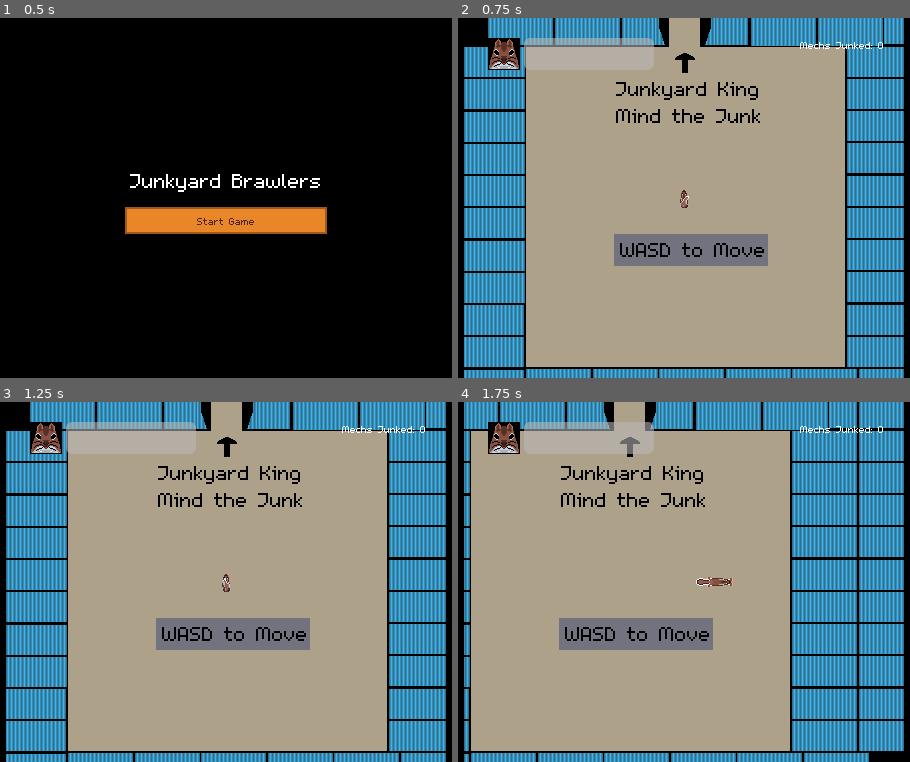
Above: before the commit, frames 1-4 (two rows, left to right).
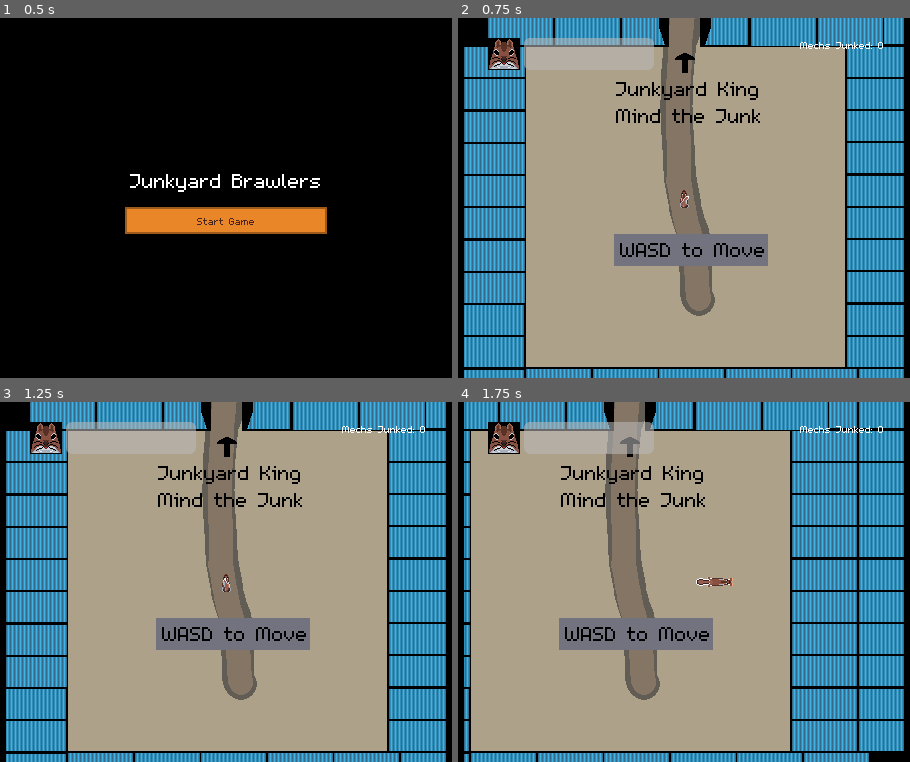
Above: after the commit, the same moments.

Repository: LaffertyDev/junkyard-brawl
Game: Godot game, scene res://src/MenusAndScenes/screen_ui_start.tscn
Same seed, same stepped clock (60 frames per second), same inputs: the game is played once before the commit and once after it. The engine's default icon, where the game draws it, is replaced by a stand-in: a white triangle on a blue panel in a dark square.
Inputs (mouse positions are in pixels of both pictures, inside the frame that each line leads up to):
- Up to frame 1 (0.5 s): no input
- Up to frame 2 (0.75 s): click "Start Game" at 0.5 s
- Up to frame 3 (1.25 s): no input
- Up to frame 4 (1.75 s): tap Enter at 1.25 s; move the mouse to (824, 564) at 1.27 s; hold D (move_right) from 1.28 s (still down); hold Space (action_primary) from 1.28 s (still down)

Frame 1 is identical in both runs. In frame 2, 4.9% of the frame differs, in the area x 44-57%, y 0-83%; in frame 3, 4.9%; in frame 4, 4.6%.

Commit message:
final build for GMTK 2024

Diff:
--- a/src/Characters/Freek/States/piloting.gd
+++ b/src/Characters/Freek/States/piloting.gd
@@ -1,6 +1,8 @@
 extends FreekState
 
 func enter(_previous_state_path: String, _data := {}) -> void:
+	freek_player._pilot_sound.play()
+	freek_player._freek_sprites.animation = "idle"
 	freek_player.hide()
 	freek_player.position.x = -9000
 	freek_player._freek_camera.enabled = false
@@ -15,6 +17,7 @@
 		finished.emit(DIE)
 
 func exit():
+	freek_player._eject_sound.play()
 	freek_player.show()
 	var max_node = get_tree().get_nodes_in_group("max")[0]
 	freek_player.position = max_node.position
--- a/src/Characters/Freek/freek.gd
+++ b/src/Characters/Freek/freek.gd
@@ -10,6 +10,10 @@
 @onready var _collision_body: CollisionShape2D = %collision_body
 
 @onready var _pickup_sound: AudioStreamPlayer = %pickup_sound
+@onready var _pilot_sound: AudioStreamPlayer = %pilot_sound
+@onready var _eject_sound: AudioStreamPlayer = %eject_sound
+@onready var _movement_sound_high: AudioStreamPlayer = %movement_sound_high
+@onready var _movement_sound_low: AudioStreamPlayer = %movement_sound_low
 
 func _ready() -> void:
 	add_to_group("freek")
@@ -30,3 +34,11 @@
 
 func _on_interaction_area_body_exited(_body: Node2D) -> void:
 	PlayerState.is_freek_near_max = false
+
+
+func _on_freek_sprites_frame_changed() -> void:
+	if _freek_sprites.animation == "move":
+		if _freek_sprites.frame == 1:
+			_movement_sound_high.play()
+		elif _freek_sprites.frame == 3:
+			_movement_sound_low.play()
--- a/src/Characters/Freek/freek.tscn
+++ b/src/Characters/Freek/freek.tscn
@@ -8,6 +8,11 @@
 [ext_resource type="Script" path="res://src/Characters/Freek/States/piloting.gd" id="6_10qjl"]
 [ext_resource type="Script" path="res://src/Characters/Freek/States/die.gd" id="6_pbdhg"]
 [ext_resource type="AudioStream" uid="uid://ct3i22hf11l6n" path="res://src/Pickups/metalLatch.ogg" id="8_big6s"]
+[ext_resource type="AudioStream" uid="uid://colbcamuifc3a" path="res://src/Characters/Freek/forceField_000.ogg" id="9_ki2q0"]
+[ext_resource type="AudioStream" uid="uid://b0cse4dyft7xj" path="res://src/Characters/Freek/explosionCrunch_000.ogg" id="10_ipayq"]
+[ext_resource type="AudioStream" uid="uid://bxl8mxabqye2k" path="res://src/UI/squirrel_happy_squeek.mp3" id="11_6n70k"]
+[ext_resource type="AudioStream" uid="uid://bg8fpaulcdi4c" path="res://src/Characters/Freek/footstep04.ogg" id="12_pff7q"]
+[ext_resource type="AudioStream" uid="uid://b8g43k7bdahvy" path="res://src/Characters/Freek/footstep05.ogg" id="12_pw4dj"]
 
 [sub_resource type="CapsuleShape2D" id="CapsuleShape2D_vpejk"]
 radius = 6.0
@@ -77,6 +82,33 @@
 [node name="CollisionShape2D" type="CollisionShape2D" parent="interaction_area"]
 shape = SubResource("CircleShape2D_aeget")
 
+[node name="pilot_sound" type="AudioStreamPlayer" parent="."]
+unique_name_in_owner = true
+stream = ExtResource("9_ki2q0")
+
+[node name="eject_sound" type="AudioStreamPlayer" parent="."]
+unique_name_in_owner = true
+stream = ExtResource("10_ipayq")
+volume_db = -15.0
+pitch_scale = 2.0
+
+[node name="chirp_sound" type="AudioStreamPlayer" parent="."]
+stream = ExtResource("11_6n70k")
+autoplay = true
+
+[node name="movement_sound_high" type="AudioStreamPlayer" parent="."]
+unique_name_in_owner = true
+stream = ExtResource("12_pff7q")
+volume_db = -25.0
+pitch_scale = 1.6
+
+[node name="movement_sound_low" type="AudioStreamPlayer" parent="."]
+unique_name_in_owner = true
+stream = ExtResource("12_pw4dj")
+volume_db = -25.0
+pitch_scale = 1.8
+
+[connection signal="frame_changed" from="freek_sprites" to="." method="_on_freek_sprites_frame_changed"]
 [connection signal="area_entered" from="item_pickup_radius" to="." method="_on_item_pickup_radius_area_entered"]
 [connection signal="body_entered" from="interaction_area" to="." method="_on_interaction_area_body_entered"]
 [connection signal="body_exited" from="interaction_area" to="." method="_on_interaction_area_body_exited"]
--- a/src/Characters/Max/States/MechMovementState.gd
+++ b/src/Characters/Max/States/MechMovementState.gd
@@ -7,8 +7,10 @@
 const MOVE_UNPOWERED = "Move_Unpowered"
 const MOVE_WINDUP = "Move_Windup"
 
-# how far a leg will attempt to move
-const LEG_MOVEMENT_SPEED: int = 60
+# how far a leg will attempt to move in a single gaunt
+const LEG_MOVEMENT_SPEED: int = 50
+
+const LEG_ANIMATION_DURATION = 0.5
 
 var max_player: Max
 
--- a/src/Characters/Max/States/move_commit.gd
+++ b/src/Characters/Max/States/move_commit.gd
@@ -7,15 +7,15 @@
 func enter(_previous_state_path: String, data := {}) -> void:
 	anim_tween = get_tree().create_tween()
 	anim_tween.set_parallel(true)
-	anim_tween.tween_property(max_player._leg_bottom_left, "position", Vector2(-28, 28), 1)
-	anim_tween.tween_property(max_player._leg_top_right, "position", Vector2(28, -28), 1)
+	anim_tween.tween_property(max_player._leg_bottom_left, "position", Vector2(-28, 28), LEG_ANIMATION_DURATION)
+	anim_tween.tween_property(max_player._leg_top_right, "position", Vector2(28, -28), LEG_ANIMATION_DURATION)
 	anim_tween.finished.connect(handle_animation_complete)
 
 	var distance_to_move = data.movement_direction.normalized() * LEG_MOVEMENT_SPEED
 
 	start_position = max_player.position
 	target_position = start_position + distance_to_move
-	max_player.velocity = distance_to_move
+	max_player.velocity = distance_to_move / LEG_ANIMATION_DURATION # move that speed but in 0.5 seconds
 
 func physics_update(_delta: float):
 	max_player.move_and_slide()
--- a/src/Characters/Max/States/move_windup.gd
+++ b/src/Characters/Max/States/move_windup.gd
@@ -14,7 +14,7 @@
 	movement_direction = Vector2(input_direction_x, input_direction_y)
 	var distance = movement_direction.normalized() * LEG_MOVEMENT_SPEED
 
-	update_animation(0.5, distance)
+	update_animation(LEG_ANIMATION_DURATION, distance)
 
 func physics_update(_delta: float):
 	if not Input.is_action_pressed("move_forward") \
--- a/src/Enemies/Swiper/Swiper.tscn
+++ b/src/Enemies/Swiper/Swiper.tscn
@@ -9,6 +9,8 @@
 [ext_resource type="PackedScene" uid="uid://cxa4h4eq4kyxg" path="res://src/Enemies/Swiper/SwiperStates/attack.tscn" id="7_x4qls"]
 [ext_resource type="PackedScene" uid="uid://d2x4g07lt17fu" path="res://src/Enemies/Swiper/SwiperStates/die.tscn" id="8_i8dkn"]
 [ext_resource type="PackedScene" uid="uid://bjqllgdvs036y" path="res://src/Enemies/Swiper/SwiperStates/take_damage.tscn" id="9_ahefn"]
+[ext_resource type="AudioStream" uid="uid://dj23fuhyued4r" path="res://src/Enemies/Swiper/enemy_mech_footstep_sounds.mp3" id="10_t1vhb"]
+[ext_resource type="AudioStream" uid="uid://cib3vn7benpsx" path="res://src/Enemies/Swiper/knifeSlice2.ogg" id="11_orca0"]
 
 [sub_resource type="CircleShape2D" id="CircleShape2D_eglyf"]
 radius = 15.1327
@@ -64,3 +66,14 @@
 [node name="Die" parent="StateMachine" instance=ExtResource("8_i8dkn")]
 
 [node name="TakeDamage" parent="StateMachine" instance=ExtResource("9_ahefn")]
+
+[node name="footstep_sounds" type="AudioStreamPlayer" parent="."]
+unique_name_in_owner = true
+stream = ExtResource("10_t1vhb")
+volume_db = -5.0
+
+[node name="attack_sound" type="AudioStreamPlayer" parent="."]
+unique_name_in_owner = true
+stream = ExtResource("11_orca0")
+volume_db = -15.0
+pitch_scale = 0.8
--- a/src/Enemies/Swiper/SwiperStates/attack.gd
+++ b/src/Enemies/Swiper/SwiperStates/attack.gd
@@ -11,6 +11,7 @@
 func on_windup_complete() -> void:
 	if is_cancelled:
 		return
+	swiper_instance._attack_sound.play()
 	swiper_instance._swiper_sprites.play("attack")
 	swiper_instance._swiper_sprites.animation_finished.connect(on_attack_complete, CONNECT_ONE_SHOT)
 	var bodies = swiper_instance._attack_radius.get_overlapping_bodies()
--- a/src/Enemies/Swiper/SwiperStates/move_to_target.gd
+++ b/src/Enemies/Swiper/SwiperStates/move_to_target.gd
@@ -2,9 +2,12 @@
 
 var target: Node2D
 
+var previous_pilot_state: Enums.PilotState
 func enter(_previous_state_path: String, data := {}) -> void:
 	target = data.target
 	swiper_instance._swiper_sprites.play("move")
+	swiper_instance._footstep_sounds.play()
+	previous_pilot_state = PlayerState.current_pilot_state
 
 func update(_delta: float) -> void:
 	if swiper_instance.current_health <= 0:
@@ -16,7 +19,9 @@
 		finished.emit(IDLE)
 		return
 
-	# BUG: if target is dead, retarget
+	if previous_pilot_state != PlayerState.current_pilot_state:
+		finished.emit(IDLE)
+		return
 
 	# rotate the sprite to always face target
 	var angle_to = swiper_instance.position.angle_to_point(target.position)
@@ -35,3 +40,6 @@
 func handle_receive_message(message: String, _data: Dictionary = {}) -> void:
 	if message == "TakeDamage":
 		finished.emit(TAKE_DAMAGE)
+
+func exit() -> void:
+	swiper_instance._footstep_sounds.stop()
--- a/src/Enemies/Swiper/swiper.gd
+++ b/src/Enemies/Swiper/swiper.gd
@@ -8,6 +8,12 @@
 
 @warning_ignore("unused_private_class_variable")
 @onready var _swiper_sprites: AnimatedSprite2D = $AnimatedSprite2D
+
+@warning_ignore("unused_private_class_variable")
+@onready var _footstep_sounds: AudioStreamPlayer = %footstep_sounds
+
+@warning_ignore("unused_private_class_variable")
+@onready var _attack_sound: AudioStreamPlayer = %attack_sound
 
 var current_health = 2
 var maximum_health = 2
@@ -30,7 +36,7 @@
 	%StateMachine.send_message_to_state("TakeDamage")
 
 func spawn_pickup() -> void:
-	if rng.randi_range(0, 100) < 20:
+	if rng.randi_range(0, 100) < 33:
 		var health_pick_instance = health_pick_scene.instantiate()
 		health_pick_instance.position = self.position
 		game_scene.add_child(health_pick_instance)
--- a/src/MenusAndScenes/screen_ui_defeat.tscn
+++ b/src/MenusAndScenes/screen_ui_defeat.tscn
@@ -1,6 +1,7 @@
-[gd_scene load_steps=2 format=3 uid="uid://cf353ec4wn6fx"]
+[gd_scene load_steps=3 format=3 uid="uid://cf353ec4wn6fx"]
 
 [ext_resource type="Script" path="res://src/MenusAndScenes/screen_ui_defeat.gd" id="1_6tafg"]
+[ext_resource type="AudioStream" uid="uid://bxl8mxabqye2k" path="res://src/UI/squirrel_happy_squeek.mp3" id="2_iyyax"]
 
 [node name="Defeat" type="Control"]
 layout_mode = 3
@@ -53,6 +54,10 @@
 layout_mode = 2
 text = "Exit Game"
 
+[node name="AudioStreamPlayer" type="AudioStreamPlayer" parent="."]
+stream = ExtResource("2_iyyax")
+autoplay = true
+
 [connection signal="pressed" from="MarginContainer/VBoxContainer/PlayAgain" to="." method="_on_play_again_pressed"]
 [connection signal="pressed" from="MarginContainer/VBoxContainer/RateMyGame" to="." method="_on_rate_my_game_pressed"]
 [connection signal="pressed" from="MarginContainer/VBoxContainer/ExitGame" to="." method="_on_exit_game_pressed"]
--- a/src/game.tscn
+++ b/src/game.tscn
@@ -21,7 +21,7 @@
 visible = false
 
 [node name="max" parent="." instance=ExtResource("1_x8fa0")]
-position = Vector2(0, 541)
+position = Vector2(0, 576)
 
 [node name="Freek" parent="." instance=ExtResource("2_px2hi")]
 position = Vector2(-1, 1655)
@@ -44,13 +44,13 @@
 position = Vector2(-63, -670)
 
 [node name="HealthPickup" parent="." instance=ExtResource("9_jxf43")]
-position = Vector2(-177, 401)
+position = Vector2(-161, 414)
 
 [node name="HealthPickup2" parent="." instance=ExtResource("9_jxf43")]
-position = Vector2(-177, 424)
+position = Vector2(-162, 451)
 
 [node name="HealthPickup3" parent="." instance=ExtResource("9_jxf43")]
-position = Vector2(-178, 448)
+position = Vector2(-162, 489)
 
 [node name="Spawner2" parent="." instance=ExtResource("7_i1o7u")]
 position = Vector2(816, -1035)
@@ -83,3 +83,6 @@
 
 [node name="swiper4" parent="." instance=ExtResource("6_6e0x7")]
 position = Vector2(70, -1139)
+
+[node name="swiper5" parent="." instance=ExtResource("6_6e0x7")]
+position = Vector2(-31, -196)
Not shown, added: src/Characters/Freek/explosionCrunch_000.ogg.import
Not shown, added: src/Characters/Freek/footstep04.ogg.import
Not shown, added: src/Characters/Freek/footstep05.ogg.import
Not shown, added: src/Characters/Freek/forceField_000.ogg.import
Not shown: 1 places in src/Characters/Freek/freek.tscn that only renumber resources
Not shown: 1 places in src/Enemies/Swiper/Swiper.tscn that only renumber resources
Not shown, added: src/Enemies/Swiper/enemy_mech_footstep_sounds.mp3.import
Not shown, added: src/Enemies/Swiper/knifeSlice2.ogg.import
Not shown, added: src/UI/squirrel_happy_squeek.mp3.import
Binary file changed: src/World/world.png
Not shown, changed: .DS_Store
Not shown, changed: readme.md
(and 12 more such lines)
